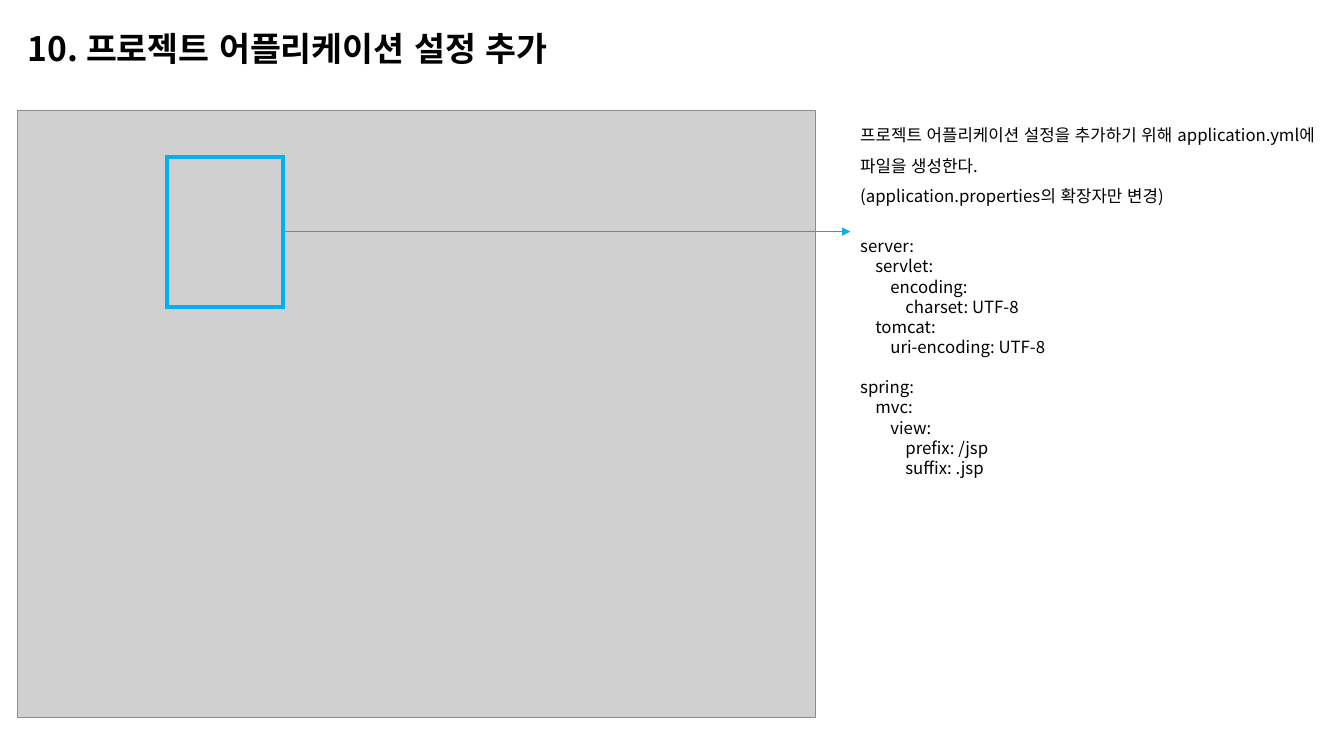
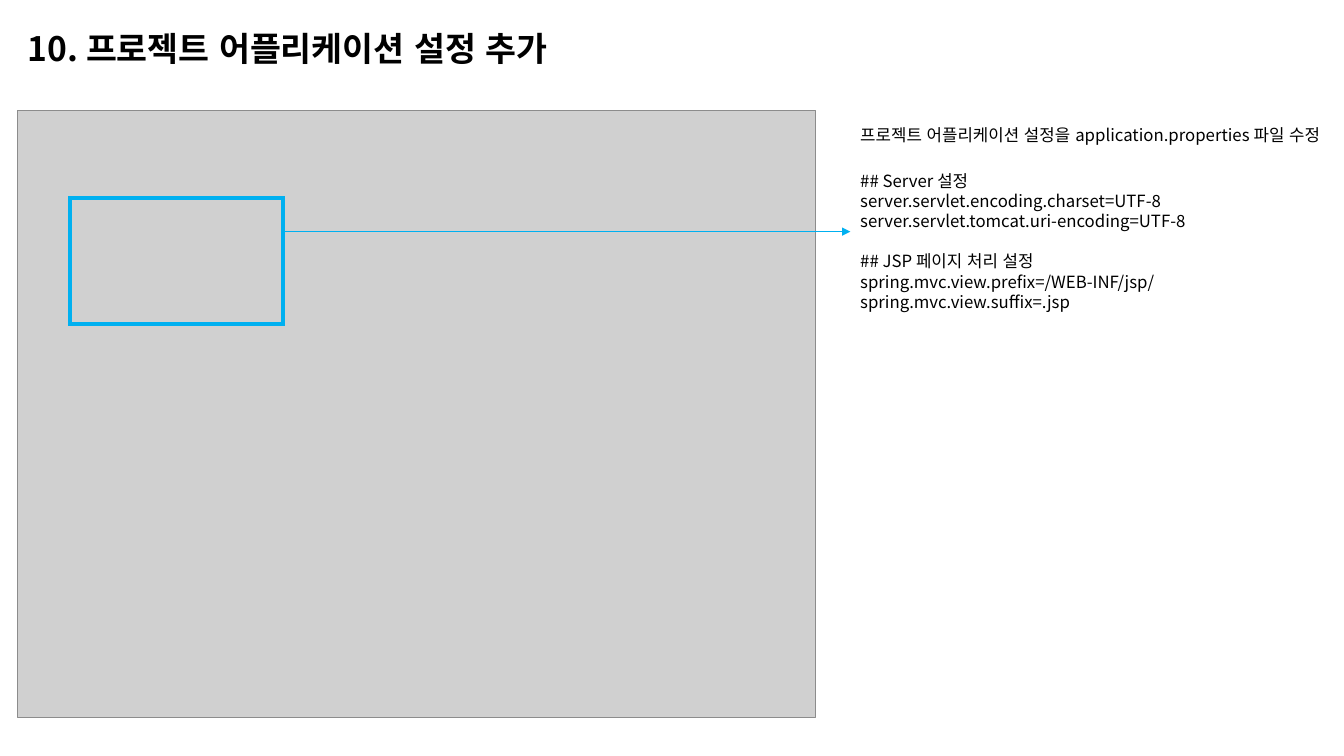
Before and after one commit to junni3h/insummnia, a slide deck: slide 18 of docs/스프링부트+리액트 정리.pptx. Drawn at 1344x756 pixels with LibreOffice and Linux fonts; fonts in the diff are those of the drawing; grey boxes stand for pictures. Boxes give left, top, right and bottom in pixels: in the first picture for what was removed or moved away, otherwise in the second. Text is boxed around its words. In the diff, an @@ line names an element or a change of style, - is before the commit and + after.

```diff
--- a/docs/스프링부트+리액트 정리.pptx
+++ b/docs/스프링부트+리액트 정리.pptx
@@ text at box(860, 127, 1320, 313): text changed @@
-프로젝트 어플리케이션 설정을 추가하기 위해 application.yml에 파일을 생성한다.
-(application.properties의 확장자만 변경)
-server:
-servlet:
-encoding:
-charset: UTF-8
-tomcat:
-uri-encoding: UTF-8
-spring:
-mvc:
-view:
-prefix: /jsp
-suffix: .jsp
+프로젝트 어플리케이션 설정을 application.properties 파일 수정
+## Server 설정
+server.servlet.encoding.charset=UTF-8
+server.servlet.tomcat.uri-encoding=UTF-8
+## JSP 페이지 처리 설정
+spring.mvc.view.prefix=/WEB-INF/jsp/
+spring.mvc.view.suffix=.jsp
@@ rectangle: place and size @@
-rectangle at box(167, 157, 283, 308)
+rectangle at box(71, 198, 283, 324)
```
Also in this commit, not shown: 2 other slides changed, 10 slides removed, 20 other files.
